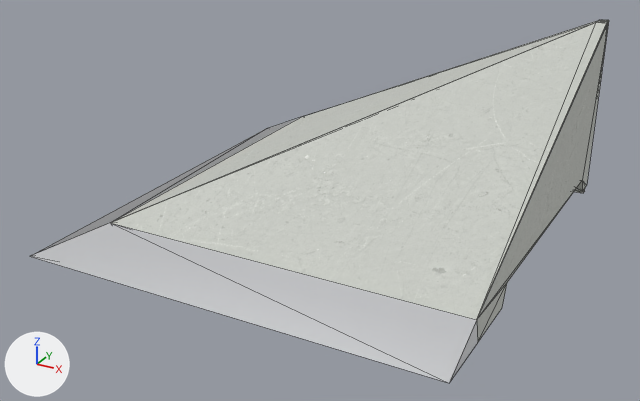
A saved change to the glTF model public/katalog/modelle/hip-75.gltf.
Both versions are drawn from a 50 mm camera at (1.52, -2.86, 1.5) aimed at (0.01, -0.11, 0.13). Arrows for +X, +Y and +Z are at lower left; the lights stay in place. The older version comes first. Mesh edges are drawn as thin lines. Vertices at exactly the same position are counted once.

Names of what the first picture shows: 'SK0849_HIP-75.001'.
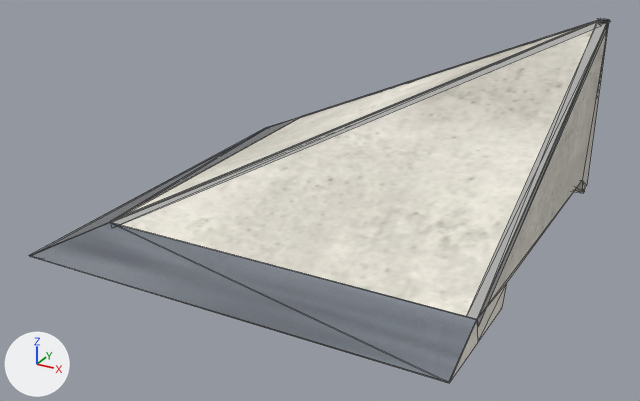
Diff of the bpy script that builds the scene:
```diff
--- a/public/katalog/modelle/hip-75.gltf.py
+++ b/public/katalog/modelle/hip-75.gltf.py
@@ img_hip_75_normal @@
+img_hip_75_normal = load_image('hip-75_normal', 'texturen/hip-75_normal.jpg', 2048, 2048, 'Non-Color')
@@ img_hip_75_farbe @@
+img_hip_75_farbe = load_image('hip-75_farbe', 'texturen/hip-75_farbe.jpg', 2048, 2048, 'sRGB')
@@ mat_stahl_web_003 @@
+mat_stahl_web_003 = bpy.data.materials.new('Stahl_web.003')
+# uses the picture img_hip_75_farbe
+# uses the picture img_hip_75_normal
@@ mat_beton_web_002 @@
+mat_beton_web_002 = bpy.data.materials.new('Beton_web.002')
+# uses the picture img_hip_75_farbe
+# uses the picture img_hip_75_normal
@@ mat_kantenwinkel_web_002 @@
+mat_kantenwinkel_web_002 = bpy.data.materials.new('Kantenwinkel_web.002')
+# uses the picture img_hip_75_farbe
+# uses the picture img_hip_75_normal
@@ me_sk0849_hip_75_001 @@
 # used by ob_sk0849_hip_75_001; location = (0.0, 0.0, 0.0)
-me_sk0849_hip_75_001.from_pydata(...)  # 49 vertices, 115 faces; spans x -0.82..0.82, y -0.82..0.82, z 0.0..0.73
-me_sk0849_hip_75_001.materials.append(mat_stahl)  # white #e1e2e5
+me_sk0849_hip_75_001.from_pydata(...)  # 144 vertices, 265 faces; spans x -0.82..0.83, y -0.82..0.84, z 0.0..0.73
+# me_sk0849_hip_75_001 part 1
+# 51 faces are deleted
+# 81 vertices are added at x -0.82..0.83, y -0.82..0.82, z 0.0..0.73
+# 159 new faces join them, mat_beton_web_002
+# 12 new faces join them, mat_stahl_web_003
+# 18 new faces join them, mat_kantenwinkel_web_002
+# me_sk0849_hip_75_001 part 2: 61 faces spanning x -0.61..0.82, y -0.61..0.82, z 0.0..0.73 switch from mat_beton to mat_beton_web_002
+# other edits to the shape of me_sk0849_hip_75_001 do not show in these pictures
+me_sk0849_hip_75_001.materials.append(mat_stahl_web_003)
+me_sk0849_hip_75_001.materials.append(mat_kantenwinkel_web_002)
```

Boxes [x1, y1, x2, y2] around the edits, measured in the pictures (640 x 401 px):
'SK0849_HIP-75.001', reshaped: before [30, 20, 609, 383]; after [29, 18, 611, 383]
part 1 of me_sk0849_hip_75_001, built on: before [30, 20, 607, 383]; after [29, 19, 611, 383]
part 2 of me_sk0849_hip_75_001, recoloured: before [111, 20, 609, 341]; after [121, 21, 608, 341]
